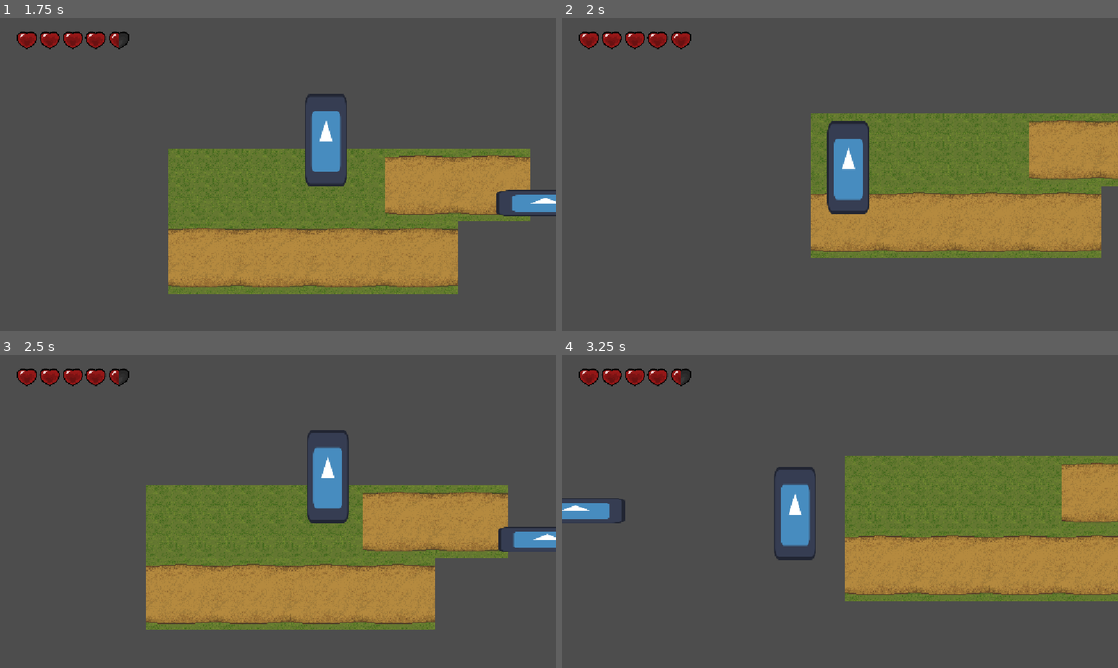
Above: before the commit, frames 1-4 (two rows, left to right).
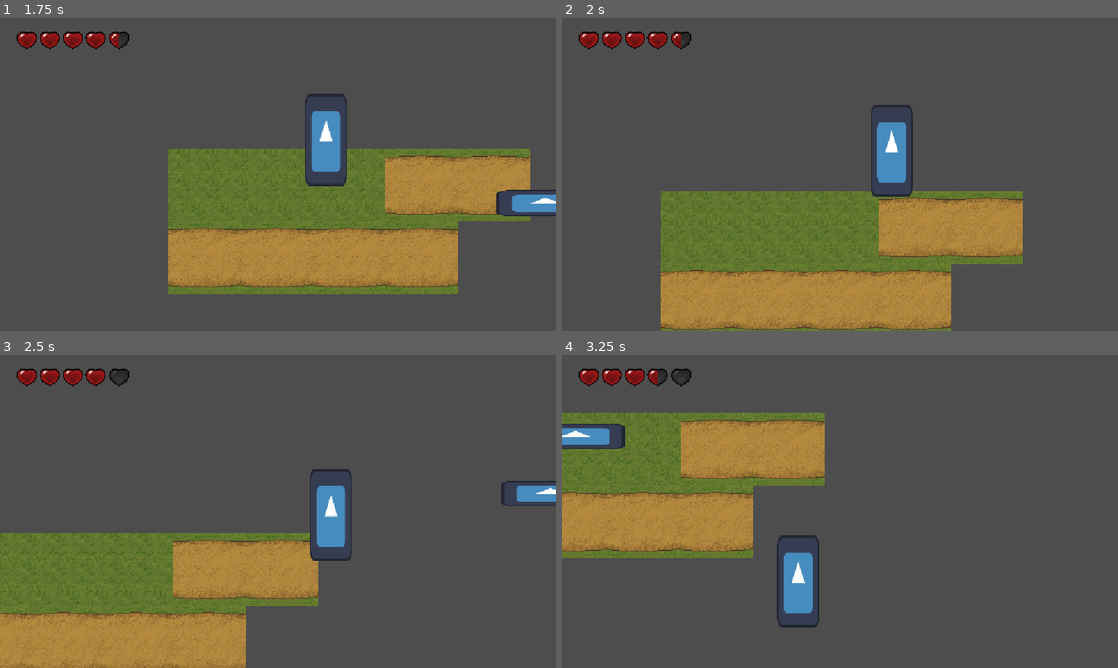
Above: after the commit, the same moments.

Repository: Dekoder-py/DaydreamProject
Game: Godot game, scene res://scenes/start_menu.tscn
Two runs of this game, one before a commit and one after it. Both use one fixed random seed, a clock stepped at 60 frames per second and the inputs below. The engine's default icon, where the game draws it, is replaced by a stand-in: a white triangle on a blue panel in a dark square. Sound files missing from this copy of the repository are replaced by a short silence.
Inputs:
- Up to frame 1 (1.75 s): click "Start!" at 0.5 s; tap Enter at 1.25 s; hold Right (right) from 1.28 s (still down); tap X (shoot) at 1.35 s; tap W (jump) at 1.52 s
- Up to frame 2 (2 s): keep holding Right (right)
- Up to frame 3 (2.5 s): keep holding Right (right); tap X (shoot) at 2.1 s; tap W (jump) at 2.27 s
- Up to frame 4 (3.25 s): release Right (right) at 2.78 s; hold A (left) from 2.78 s (still down); tap X (shoot) at 2.85 s

Frame 1 is identical in both runs. In frame 2, 38% of the frame differs, in the area x 17-100%, y 4-100%; in frame 3, 38%; in frame 4, 44%, in the area x 0-100%, y 4-88%.

Commit message:
update killscript

Diff:
--- a/scenes/killzone.tscn
+++ b/scenes/killzone.tscn
@@ -7,12 +7,7 @@
 collision_mask = 2
 script = ExtResource("1_6ib8s")
 
-[node name="Timer" type="Timer" parent="."]
-wait_time = 0.1
-one_shot = true
-
 [node name="DeathSound" type="AudioStreamPlayer" parent="."]
 stream = ExtResource("2_i77c3")
 
 [connection signal="body_entered" from="." to="." method="_on_body_entered"]
-[connection signal="timeout" from="Timer" to="." method="_on_timer_timeout"]
--- a/scenes/level_one.tscn
+++ b/scenes/level_one.tscn
@@ -1,7 +1,8 @@
-[gd_scene load_steps=8 format=4 uid="uid://d1r3ymhubxgji"]
+[gd_scene load_steps=9 format=4 uid="uid://d1r3ymhubxgji"]
 
 [ext_resource type="PackedScene" uid="uid://becdtkvp0qkta" path="res://scenes/killzone.tscn" id="1_5rfim"]
 [ext_resource type="PackedScene" uid="uid://bbqret6bimjuv" path="res://scenes/player.tscn" id="1_cd1xg"]
+[ext_resource type="Script" uid="uid://cw7ajg3j0hr1y" path="res://scripts/level_one.gd" id="1_r4wdr"]
 [ext_resource type="Texture2D" uid="uid://d31t2qq7o2kbp" path="res://assets/contryside tilemap.png" id="2_843q2"]
 [ext_resource type="PackedScene" uid="uid://cmu2clkq2r62l" path="res://scenes/hud.tscn" id="2_t18mc"]
 
@@ -691,6 +692,7 @@
 sources/0 = SubResource("TileSetAtlasSource_5rfim")
 
 [node name="LevelOne" type="Node2D"]
+script = ExtResource("1_r4wdr")
 
 [node name="Killzone" parent="." instance=ExtResource("1_5rfim")]
 
--- a/scenes/player.tscn
+++ b/scenes/player.tscn
@@ -8,7 +8,7 @@
 [sub_resource type="RectangleShape2D" id="RectangleShape2D_dqkch"]
 size = Vector2(58, 130)
 
-[node name="Player" type="CharacterBody2D"]
+[node name="Player" type="CharacterBody2D" groups=["player"]]
 collision_layer = 2
 script = ExtResource("1_g2els")
 
--- a/scripts/killzone.gd
+++ b/scripts/killzone.gd
@@ -3,8 +3,13 @@
 @onready var timer: Timer = $Timer
 @onready var death_sound: AudioStreamPlayer = $DeathSound
 
+signal player_in_zone
+
 
 func _on_body_entered(body: Node2D) -> void:
-	death_sound.play()
-	await death_sound.finished
-	get_tree().reload_current_scene()
+	if body.has_method("damage_self"):
+		player_in_zone.emit()
+
+
+func _on_pressed() -> void:
+	get_tree().change_scene_to_file("res://scenes/level_one.tscn")
--- /dev/null
+++ b/scripts/level_one.gd
@@ -0,0 +1,13 @@
+extends Node2D
+
+@onready var killzone: Area2D = $Killzone
+@onready var player: CharacterBody2D = $Player
+
+
+func _ready() -> void:
+	killzone.player_in_zone.connect(_on_player_killed)
+
+
+func _on_player_killed():
+	for i in range(5):
+		player.damage_self(1)
--- a/scripts/player.gd
+++ b/scripts/player.gd
@@ -4,6 +4,7 @@
 @onready var shoot_timer: Timer = $ShootTimer
 @onready var death_sound: AudioStreamPlayer = $DeathSound
 const BULLET = preload("uid://cicicymixxwo5")
+
 
 
 const HEART_HALF = preload("uid://cmjuvnk6nc62u")
@@ -15,6 +16,7 @@
 const JUMP_VELOCITY = -500.0
 var health: float = 5
 var can_shoot := true
+
 
 func shoot(direction):
 	var bullet = BULLET.instantiate()
Not shown, added: scripts/level_one.gd.uid
